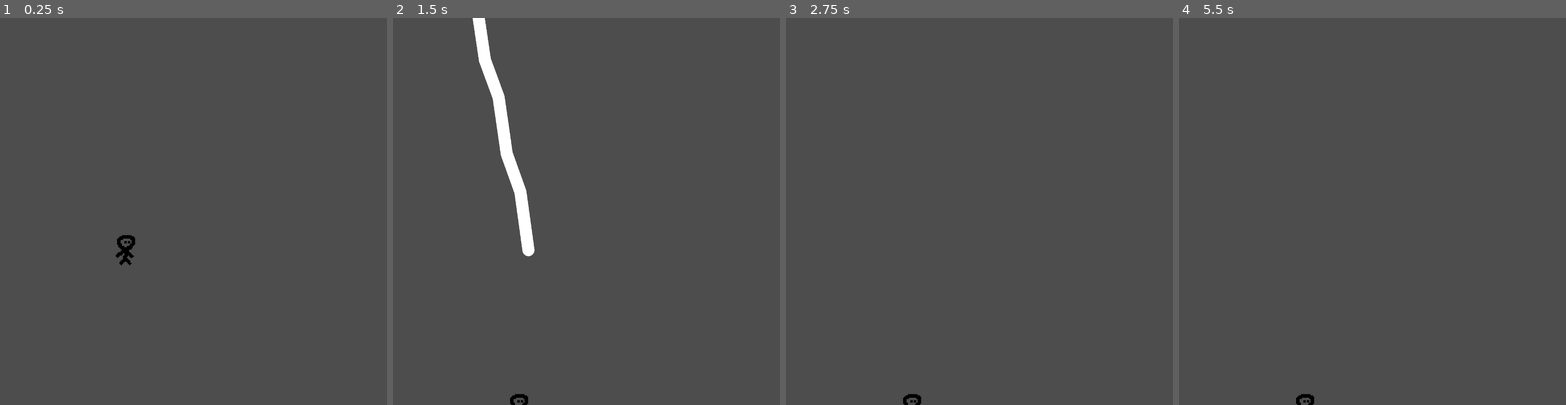
Above: before the commit, frames 1-4 (left to right).
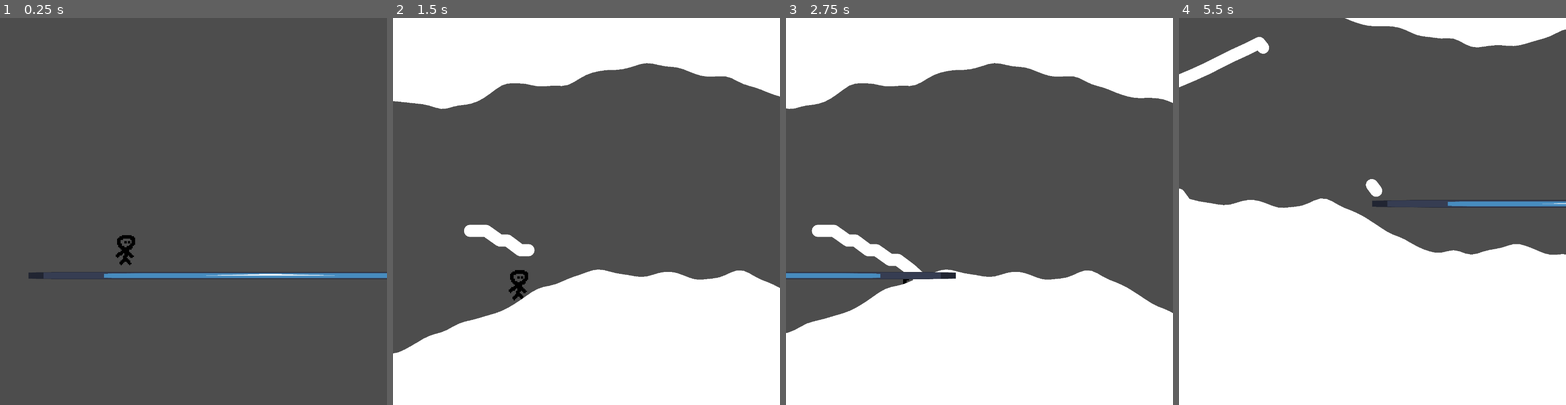
Above: after the commit, the same moments.

Repository: tanmayrajk/kinda-like-linerider-ig
Game: Godot game, scene res://scenes/main.tscn
The game is run twice, just before and just after one commit, with the same random seed, the same clock (stepped at 60 frames per second) and the same inputs. The engine's default icon, where the game draws it, is replaced by a stand-in: a white triangle on a blue panel in a dark square.
Inputs (mouse positions are in pixels of both pictures, inside the frame that each line leads up to):
- Up to frame 1 (0.25 s): no input
- Up to frame 2 (1.5 s): tap Enter at 0.5 s; move the mouse to (671, 192) at 0.52 s; hold D (move_right) 0.53-1.25 s; tap Alt at 0.6 s; click (671, 192) at 0.67 s; tap Space (jump) at 0.77 s; drag from (509, 230) to (567, 288) at 1.27 s
- Up to frame 3 (2.75 s): move the mouse to (1018, 126) at 2.02 s; hold A (move_left) from 2.03 s (still down); tap Alt at 2.1 s
- Up to frame 4 (5.5 s): release A (move_left) at 2.75 s; drag from (1353, 288) to (1256, 153) at 2.77 s; move the mouse to (1488, 269) at 3.52 s; hold D (move_right) 3.53-4.25 s; tap Alt at 3.6, 5.1 s; tap Space (jump) at 3.77 s; drag from (1256, 153) to (1314, 114) at 4.27 s; move the mouse to (1391, 211) at 5.02 s; hold D (move_right) from 5.03 s (still down); click (1391, 211) at 5.17 s

The runs differ from the first frame. In frame 1, 1.3% of the frame differs, in the area x 7-100%, y 65-68%; in frame 2, 47%; in frame 3, 48%; in frame 4, 51%, in the area x 0-100%, y 0-100%.

Commit message:
add colliders over the terrain

Diff:
--- a/scenes/main.tscn
+++ b/scenes/main.tscn
@@ -1,6 +1,7 @@
 [gd_scene format=3 uid="uid://uey54unyj4jv"]
 
 [ext_resource type="PackedScene" uid="uid://dch1v4m2u2sd6" path="res://scenes/player.tscn" id="2_0wfyh"]
+[ext_resource type="Texture2D" uid="uid://cairll5r8ant4" path="res://icon.svg" id="3_sugp2"]
 [ext_resource type="Script" uid="uid://d2gllhgjhfrom" path="res://scripts/wall_spawner.gd" id="4_sfrgt"]
 
 [sub_resource type="GDScript" id="GDScript_jyhfs"]
@@ -61,6 +62,9 @@
 	current_line.get_child(0).add_child(collision)
 "
 
+[sub_resource type="RectangleShape2D" id="RectangleShape2D_35tmg"]
+size = Vector2(371.27927, 10.868862)
+
 [node name="main" type="Node2D" unique_id=1209180813]
 
 [node name="player" parent="." unique_id=534280259 instance=ExtResource("2_0wfyh")]
@@ -93,3 +97,18 @@
 
 [node name="tom_wall" type="Node2D" parent="wall_spawner/anchors" unique_id=717561793]
 position = Vector2(0, 80)
+
+[node name="StaticBody2D" type="StaticBody2D" parent="." unique_id=1053043733]
+position = Vector2(198, 213)
+constant_linear_velocity = Vector2(600, 0)
+
+[node name="Sprite2D" type="Sprite2D" parent="StaticBody2D" unique_id=1565586662]
+scale = Vector2(3.126538, 0.0476486)
+texture = ExtResource("3_sugp2")
+metadata/_edit_lock_ = true
+
+[node name="CollisionShape2D" type="CollisionShape2D" parent="StaticBody2D" unique_id=554100324]
+position = Vector2(-0.36286354, 0)
+scale = Vector2(1.0739241, -0.36802378)
+shape = SubResource("RectangleShape2D_35tmg")
+metadata/_edit_lock_ = true
--- a/scenes/menu.tscn
+++ b/scenes/menu.tscn
@@ -17,14 +17,14 @@
 script/source = "extends TextureButton
 "
 
-[node name="menu" type="Control"]
+[node name="menu" type="Control" unique_id=1553071820]
 layout_mode = 3
 anchors_preset = 0
 offset_right = 40.0
 offset_bottom = 40.0
 script = ExtResource("1_8aat6")
 
-[node name="play_button" type="TextureButton" parent="."]
+[node name="play_button" type="TextureButton" parent="." unique_id=1321194506]
 layout_mode = 0
 offset_left = -3534.0
 offset_top = 180.0
@@ -34,7 +34,7 @@
 texture_hover = ExtResource("3_4ytvr")
 script = SubResource("GDScript_g6gyw")
 
-[node name="garage_button" type="TextureButton" parent="."]
+[node name="garage_button" type="TextureButton" parent="." unique_id=1677899975]
 layout_mode = 0
 offset_left = -2060.0
 offset_top = 186.0
@@ -43,7 +43,7 @@
 texture_normal = ExtResource("4_70i5f")
 texture_hover = ExtResource("5_mj5lg")
 
-[node name="pens_button" type="TextureButton" parent="."]
+[node name="pens_button" type="TextureButton" parent="." unique_id=1965757596]
 layout_mode = 0
 offset_left = 1525.0
 offset_top = 37.0
@@ -52,7 +52,7 @@
 texture_normal = ExtResource("6_ufwb2")
 texture_hover = ExtResource("7_6cdou")
 
-[node name="setting_button" type="TextureButton" parent="."]
+[node name="setting_button" type="TextureButton" parent="." unique_id=852624098]
 layout_mode = 0
 offset_left = -1874.0
 offset_top = 1663.0
@@ -61,7 +61,7 @@
 texture_normal = ExtResource("8_i42df")
 texture_hover = ExtResource("9_7jp70")
 
-[node name="level_button" type="TextureButton" parent="."]
+[node name="level_button" type="TextureButton" parent="." unique_id=197562215]
 layout_mode = 0
 offset_left = -299.0
 offset_top = 86.0
@@ -70,7 +70,7 @@
 texture_normal = ExtResource("10_mxgkd")
 texture_hover = ExtResource("11_mj5lg")
 
-[node name="bg" type="TextureRect" parent="."]
+[node name="bg" type="TextureRect" parent="." unique_id=1772468287]
 z_index = -1
 layout_mode = 0
 offset_left = -6534.0
@@ -81,5 +81,5 @@
 texture = ExtResource("12_ufwb2")
 metadata/_edit_lock_ = true
 
-[node name="Camera2D" type="Camera2D" parent="."]
+[node name="Camera2D" type="Camera2D" parent="." unique_id=918958250]
 zoom = Vector2(0.05, 0.05)
--- a/scripts/wall_spawner.gd
+++ b/scripts/wall_spawner.gd
@@ -39,13 +39,23 @@
 
 	var tom_poly = Polygon2D.new()
 	tom_poly.polygon = tom_points
+	var tom_body := StaticBody2D.new()
+	var tom_collision := CollisionPolygon2D.new()
+	tom_collision.polygon = tom_points
+	tom_body.add_child(tom_collision)
 	var tom_wall = Node2D.new()
 	tom_wall.add_child(tom_poly)
+	tom_wall.add_child(tom_body)
 	add_child(tom_wall)
 	var top_poly = Polygon2D.new()
 	top_poly.polygon = top_points
+	var top_body := StaticBody2D.new()
+	var top_collision := CollisionPolygon2D.new()
+	top_collision.polygon = top_points
+	top_body.add_child(top_collision)
 	var top_wall = Node2D.new()
 	top_wall.add_child(top_poly)
+	top_wall.add_child(top_body)
 	add_child(top_wall)
 
 	top_wall.global_position = top_wall_anchor.global_position
Not shown, added: assets/New Folder/brush.png.import
Not shown, added: assets/New Folder/pen.png.import
Not shown: 1 places in scenes/menu.tscn that only renumber resources
Not shown: 1 places in scenes/pen.tscn that only renumber resources
